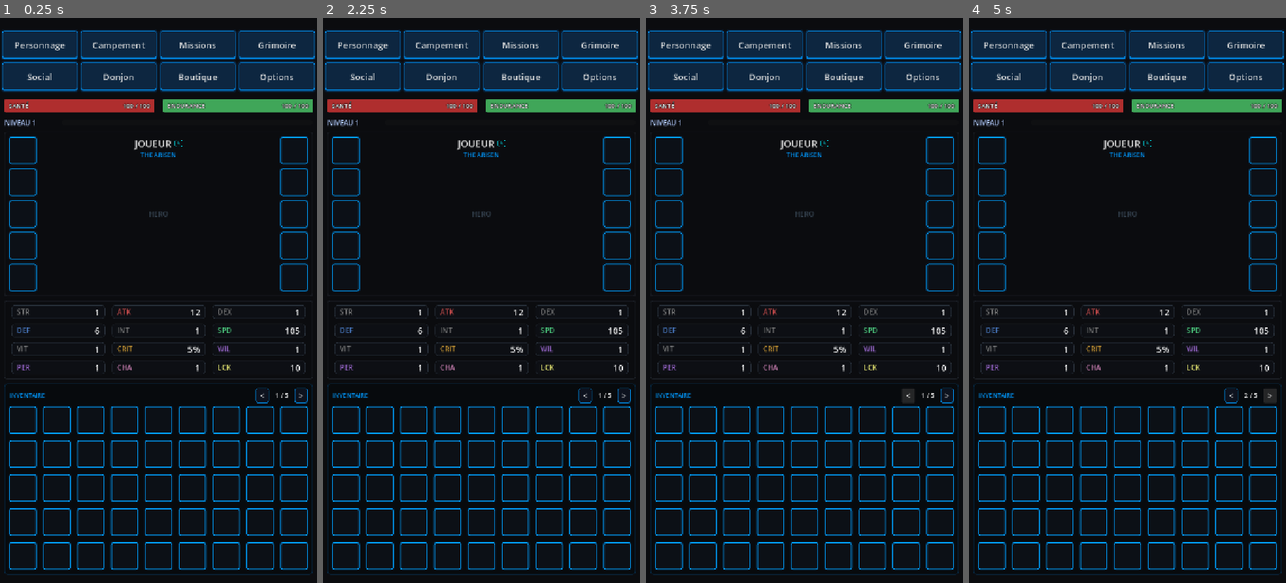
Above: before the commit, frames 1-4 (left to right).
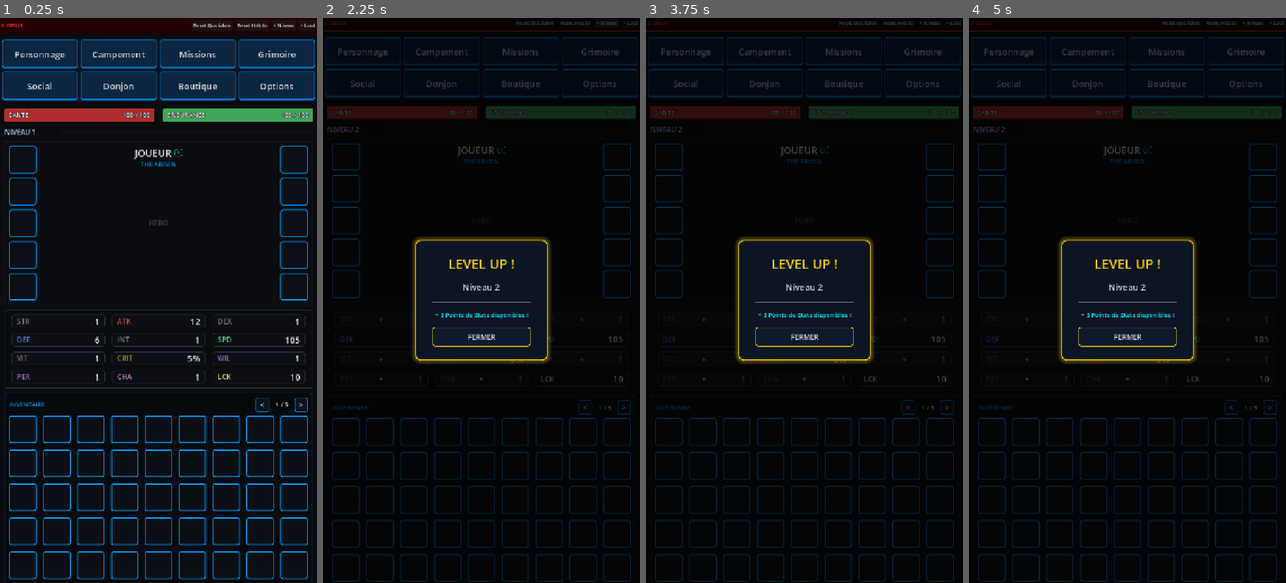
Above: after the commit, the same moments.

Repository: Argoht/Jeu
Game: Godot game, scene res://Scenes/main_scene.tscn
The game is run twice, just before and just after one commit, with the same random seed, the same clock (stepped at 60 frames per second) and the same inputs. This scene is started directly instead of the project's main scene.
Inputs (mouse positions are in pixels of both pictures, inside the frame that each line leads up to):
- Up to frame 1 (0.25 s): no input
- Up to frame 2 (2.25 s): click (535, 23) at 0.5 s, where only the run after the commit has a clickable "Reset Quotidien"; click (576, 23) at 1.25 s, where only the run after the commit has a clickable "Reset Hebdo"; click (608, 23) at 2 s, where only the run after the commit has a clickable "+ Niveau"
- Up to frame 3 (3.75 s): click (953, 23) at 2.75 s, where only the run after the commit has a clickable "+ Loot"; click "<" at 3.5 s
- Up to frame 4 (5 s): click ">" at 4.25 s

The runs differ from the first frame. In frame 1, 20% of the frame differs, in the area x 0-100%, y 0-100%; in frame 2, 25%; in frame 3, 25%; in frame 4, 25%.

Commit message:
fix(ui): popups centrés (CanvasLayer) + icônes centrées dans slots + debug rétabli
Popups centrés :
- PopupManager : extends CanvasLayer au lieu de Control
- Les overlays Control avec PRESET_FULL_RECT prennent désormais
  systématiquement la taille du viewport (parent = CanvasLayer)
- layer = 100 remplace z_index (équivalent niveau CanvasLayer)
- Suppression de mouse_filter / set_anchors_preset sur la racine
  (non applicables sur un CanvasLayer)
- Suppression de overlay.z_index = 100 (géré par le layer)

Icônes centrées dans les slots :
- alignment = HORIZONTAL_ALIGNMENT_CENTER explicite sur le Button
- Le bouton remplit désormais tout le slot via set_anchors_preset
  PRESET_FULL_RECT (appliqué APRÈS add_child pour résoudre le parent)
  + offsets remis à zéro
- Toute la surface du slot devient cliquable

Debug bar rétabli :
- _build_debug_bar() restaurée + appel dans _ready
- Boutons : Reset Quotidien · Reset Hebdo · + Niveau · + Loot

https://claude.ai/code/session_01CuJaL9TVQ1fesnvw1isV6T

Diff:
--- a/jeu/Scripts/MainScene.gd
+++ b/jeu/Scripts/MainScene.gd
@@ -70,6 +70,8 @@
 	GlobalEngine.inventory_changed.connect(update_inventory_display)
 	update_ui()
 
+	_build_debug_bar()
+
 # ── Navigation ────────────────────────────────────────────────────────────────
 
 func _on_nav_pressed(tab_name: String) -> void:
@@ -144,12 +146,15 @@
 			var btn := Button.new()
 			btn.text = _type_icon(item.get("type", ""))
 			btn.flat = true
-			btn.size_flags_horizontal = Control.SIZE_EXPAND_FILL
-			btn.size_flags_vertical   = Control.SIZE_EXPAND_FILL
+			btn.alignment = HORIZONTAL_ALIGNMENT_CENTER
 			btn.add_theme_font_size_override("font_size", 22)
 			btn.add_theme_color_override("font_color", _rarity_color(item.get("rarity", "common")))
 			btn.pressed.connect(_popup_manager.show_item_details.bind(item))
 			slot.add_child(btn)
+			# Fait remplir le slot après add_child (sinon les ancres n'ont pas de parent)
+			btn.set_anchors_preset(Control.PRESET_FULL_RECT)
+			btn.offset_left = 0; btn.offset_top = 0
+			btn.offset_right = 0; btn.offset_bottom = 0
 
 ## Couleur d'affichage par rareté (aligné sur ItemData.get_rarity_color).
 func _rarity_color(rarity: String) -> Color:
@@ -199,3 +204,49 @@
 	btn.add_theme_stylebox_override("normal", s)
 	btn.pressed.connect(_popup_manager.show_rename)
 	hbox.add_child(btn)
+
+# ── Debug bar ─────────────────────────────────────────────────────────────────
+
+func _build_debug_bar() -> void:
+	var style := StyleBoxFlat.new()
+	style.bg_color = Color(0.15, 0.0, 0.0, 0.85)
+	style.border_width_bottom = 1
+	style.border_color = Color("#ff3333")
+
+	var panel := PanelContainer.new()
+	panel.size_flags_horizontal = Control.SIZE_EXPAND_FILL
+	panel.add_theme_stylebox_override("panel", style)
+
+	var margin := MarginContainer.new()
+	for side in ["margin_left", "margin_right", "margin_top", "margin_bottom"]:
+		margin.add_theme_constant_override(side, 6)
+	panel.add_child(margin)
+
+	var bar := HBoxContainer.new()
+	bar.add_theme_constant_override("separation", 6)
+	margin.add_child(bar)
+
+	var lbl := Label.new()
+	lbl.text = "⚙ DEBUG"
+	lbl.add_theme_color_override("font_color", Color("#ff3333"))
+	lbl.add_theme_font_size_override("font_size", 11)
+	bar.add_child(lbl)
+
+	var spacer := Control.new()
+	spacer.size_flags_horizontal = Control.SIZE_EXPAND_FILL
+	bar.add_child(spacer)
+
+	for btn_data in [
+		["Reset Quotidien", func(): GlobalEngine.debug_reset_daily()],
+		["Reset Hebdo",     func(): GlobalEngine.debug_reset_weekly()],
+		["+ Niveau",        func(): GlobalEngine.debug_add_level()],
+		["+ Loot",          func(): GlobalEngine.debug_add_loot()],
+	]:
+		var b := Button.new()
+		b.text = btn_data[0]
+		b.add_theme_font_size_override("font_size", 11)
+		b.pressed.connect(btn_data[1])
+		bar.add_child(b)
+
+	$VBox.add_child(panel)
+	$VBox.move_child(panel, 0)
--- a/jeu/Scripts/UI/PopupManager.gd
+++ b/jeu/Scripts/UI/PopupManager.gd
@@ -1,9 +1,14 @@
 class_name PopupManager
-extends Control
-
-## Manages all game popups (level-up, mission result, rename).
-## Add as a child of the root Control. Connects to GlobalEngine signals
-## automatically in _ready() so MainScene needs zero popup logic.
+extends CanvasLayer
+
+## Manages all game popups (level-up, mission result, rename, item details).
+##
+## Extends CanvasLayer so that popup overlays use viewport-space coordinates
+## directly — guarantees they fill the screen and center correctly regardless
+## of where MainScene puts the PopupManager in the scene tree.
+##
+## Add as a child of any node. Connects to GlobalEngine signals automatically
+## in _ready() so MainScene needs zero popup logic.
 
 # ── Signals ───────────────────────────────────────────────────────────────────
 
@@ -34,9 +39,8 @@
 # ── Lifecycle ─────────────────────────────────────────────────────────────────
 
 func _ready() -> void:
-	set_anchors_preset(Control.PRESET_FULL_RECT)
-	mouse_filter = Control.MOUSE_FILTER_IGNORE
-	z_index = 100
+	# Couche élevée → s'affiche au-dessus de toute l'UI du jeu.
+	layer = 100
 
 	_lvl_popup     = _build_level_up_popup()
 	_mission_popup = _build_mission_popup()
@@ -140,10 +144,11 @@
 # ── Popup builders ────────────────────────────────────────────────────────────
 
 func _make_popup_base(border_color: Color) -> Array:
+	# Le parent (PopupManager) est un CanvasLayer → PRESET_FULL_RECT place
+	# l'overlay aux coordonnées viewport, donc plein écran et bien centré.
 	var overlay := Control.new()
 	overlay.set_anchors_preset(Control.PRESET_FULL_RECT)
 	overlay.mouse_filter = Control.MOUSE_FILTER_STOP
-	overlay.z_index = 100
 
 	var bg := ColorRect.new()
 	bg.set_anchors_preset(Control.PRESET_FULL_RECT)
